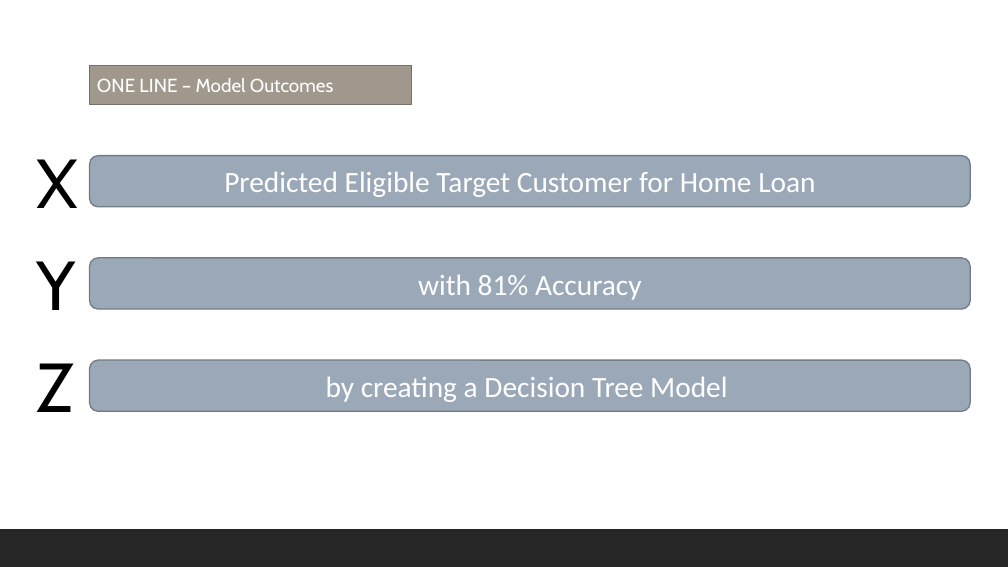
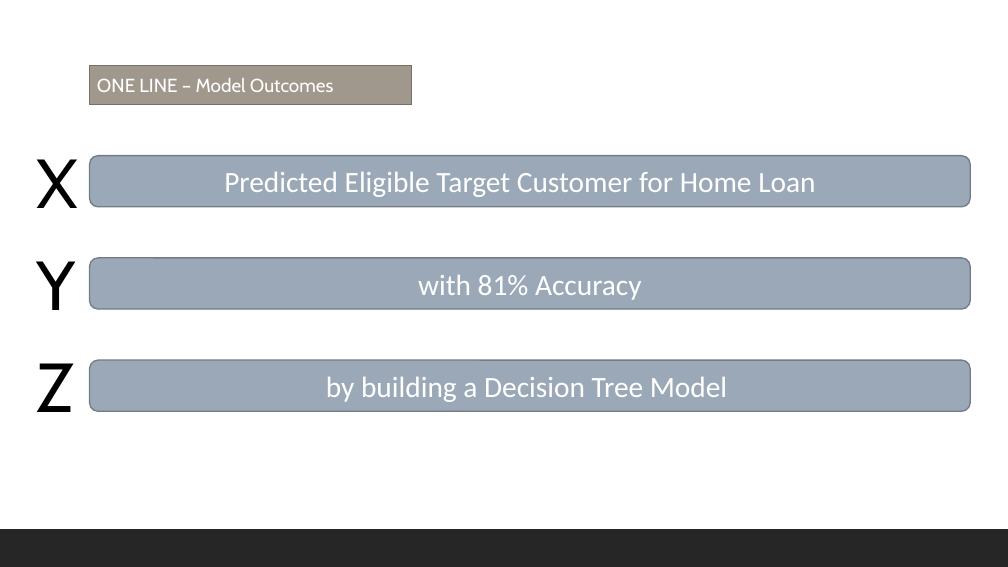
Before and after one commit to KunaalNaik/L1-Classification-Course, a slide deck: slide 6 of Presentation Templates/One Liner Template (ML Classification).pptx. Drawn at 1008x567 pixels with LibreOffice and Linux fonts; fonts in the diff are those of the drawing. Boxes give left, top, right and bottom in pixels: in the first picture for what was removed or moved away, otherwise in the second. Text is boxed around its words. In the diff, an @@ line names an element or a change of style, - is before the commit and + after.

```diff
--- a/Presentation Templates/One Liner Template (ML Classification).pptx
+++ b/Presentation Templates/One Liner Template (ML Classification).pptx
@@ text in rounded rectangle at [326,376,727,402]: text changed @@
-by creating a Decision Tree Model
+by building a Decision Tree Model
```
Also in this commit, not shown: 1 other slide changed, 3 other files.
